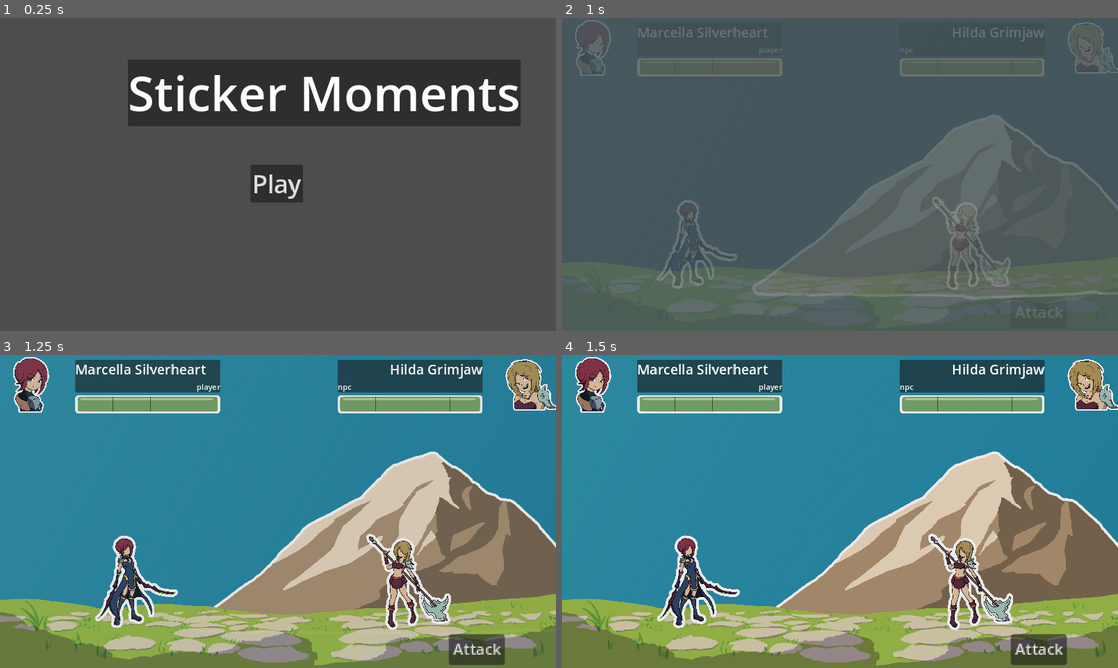
Above: before the commit, frames 1-4 (two rows, left to right).
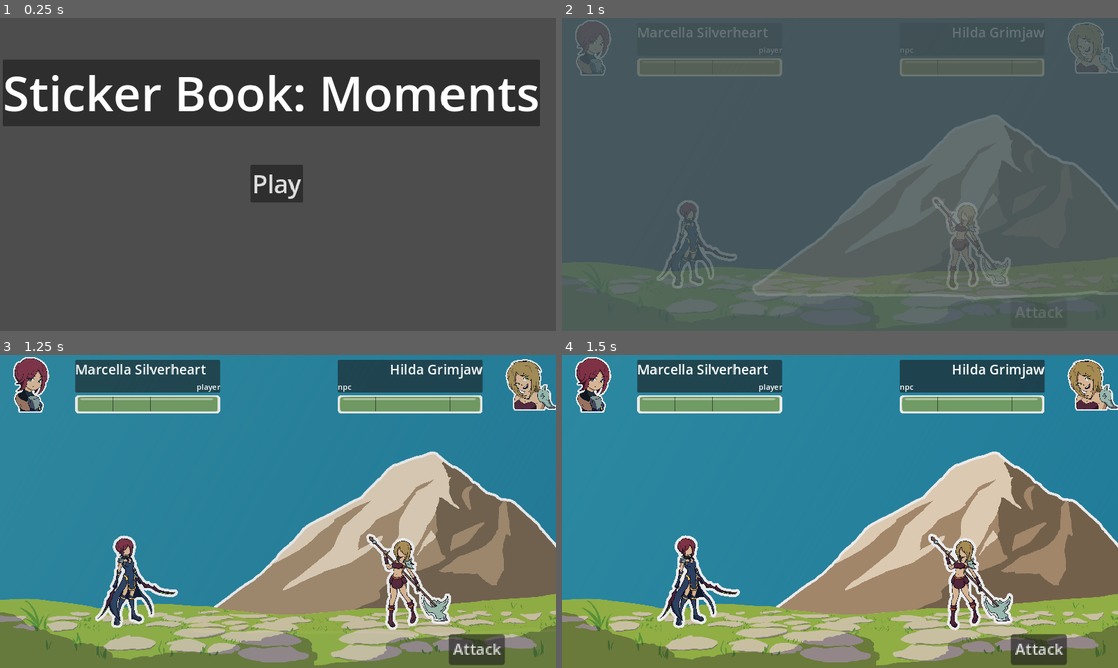
Above: after the commit, the same moments.

Repository: MajorZiploc/sticker_book_moments
Game: Godot game, scene res://title_scene.tscn
The game is run twice, just before and just after one commit, with the same random seed, the same clock (stepped at 60 frames per second) and the same inputs.
Inputs (mouse positions are in pixels of both pictures, inside the frame that each line leads up to):
- Up to frame 1 (0.25 s): no input
- Up to frame 2 (1 s): click "Play" at 0.5 s
- Up to frame 3 (1.25 s): no input
- Up to frame 4 (1.5 s): tap Enter (ui_accept) at 1.25 s; move the mouse to (962, 495) at 1.27 s; hold D (right) from 1.28 s (still down); hold F from 1.28 s (still down); click (962, 495) at 1.42 s

The runs differ from the first frame. In frame 1, 8.9% of the frame differs, in the area x 0-98%, y 13-35%; in frame 2, nothing differs; in frame 3, nothing differs; in frame 4, nothing differs.

Commit message:
rn proj to Sticker Book: Moments

Diff:
--- a/project.godot
+++ b/project.godot
@@ -10,7 +10,7 @@
 
 [application]
 
-config/name="sticker_moments"
+config/name="sticker_book_moments"
 run/main_scene="res://title_scene.tscn"
 config/features=PackedStringArray("4.2", "Mobile")
 config/icon="res://icon.svg"
--- a/title_scene.tscn
+++ b/title_scene.tscn
@@ -31,9 +31,9 @@
 anchor_top = 0.5
 anchor_right = 0.5
 anchor_bottom = 0.5
-offset_left = -311.0
+offset_left = -570.0
 offset_top = -238.0
-offset_right = -271.0
+offset_right = -530.0
 offset_bottom = -198.0
 grow_horizontal = 2
 grow_vertical = 2
@@ -46,7 +46,7 @@
 [node name="label" type="Label" parent="ui_root/ui/title/panel"]
 layout_mode = 2
 theme_override_font_sizes/font_size = 100
-text = "Sticker Moments"
+text = "Sticker Book: Moments"
 
 [node name="play" type="Control" parent="ui_root/ui"]
 layout_mode = 1
Not shown, changed: README.md
Not shown, changed: design/notes.md
